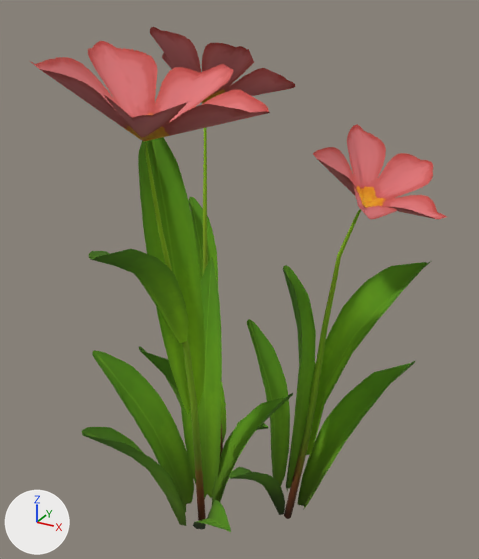
Renders of the glTF model assets/nature/Flower_3_Group.gltf from each side of a commit.
The view is the same before and after, from a camera (50 mm lens) standing at (1.27, -2.1, 2.16) and looking at (0.09, 0.03, 1.09). Lighting does not change. The marker at lower left points along +X, +Y and +Z. The picture after the commit comes second. Vertices at exactly the same position are counted once.

Objects in the first picture: 'Flower_3_Group'.
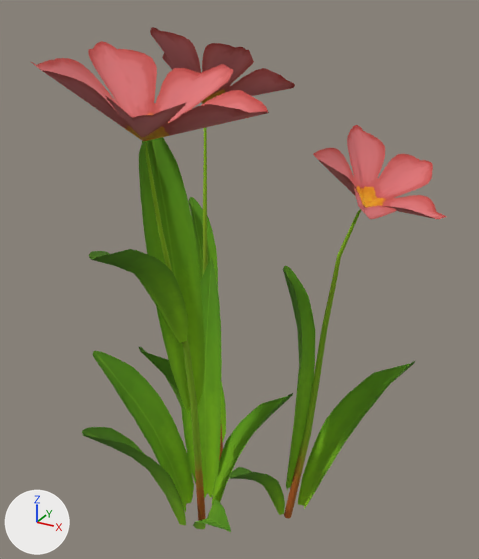
The change, as a list of edits to the scene's bpy script:
```text
Change mat_leaves:
    remove # nodes: BsdfPrincipled, Math x3, Mix, OutputMaterial, TexImage, VertexColor
    nodes: BsdfPrincipled, Math x2, OutputMaterial, TexImage
Change mat_flowers:
    remove # nodes: BsdfPrincipled, Math x3, Mix, OutputMaterial, TexImage, VertexColor
    nodes: BsdfPrincipled, Math x2, OutputMaterial, TexImage
Change me_plane_021:
    used by ob_flower_3_group; location = (0.0, 0.0, 0.0)
    remove me_plane_021.from_pydata(...)  # 549 vertices, 755 faces; spans x -0.61..0.87, y -0.79..0.8, z -0.03..2.02
    add me_plane_021.from_pydata(...)  # 495 vertices, 695 faces; spans x -0.61..0.87, y -0.79..0.8, z -0.03..2.02
    me_plane_021 part 1: the loose piece of 18 vertices spanning x 0.38..0.79, y 0.04..0.29, z 0.22..1.26 is deleted
    me_plane_021 part 2: the loose piece of 18 vertices spanning x 0.01..0.29, y 0.02..0.25, z 0.0..0.83 is deleted
    me_plane_021 part 3
    26 vertices are removed from x -0.27..0.54, y 0.04..0.39, z -0.01..1.66
    84 faces are deleted
    3 vertices move within x -0.15..0.54, y 0.04..0.22, z 0.44..1.41
    8 vertices are added at x -0.27..0.54, y 0.04..0.39, z 0.01..1.65
    64 new faces join them, mat_leaves
```

What differs and where, as boxes (x1, y1, x2, y2) in the pictures (479 x 559 px; the box of a moved part takes in the faces that stretch with it):
'Flower_3_Group', recoloured, reshaped
    before: (30, 27, 447, 532)
    after: (30, 27, 446, 532)
part 1 of me_plane_021, deleted (green)
    before: (306, 261, 431, 459)
part 2 of me_plane_021, deleted (green)
    before: (247, 319, 290, 486)
part 3 of me_plane_021, moved or reshaped
    before: (220, 209, 361, 519)
    after: (220, 203, 365, 518)
